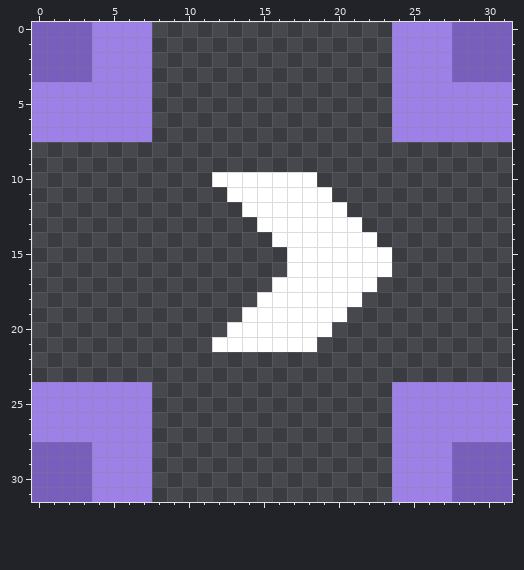
Two states of a pixel-art sprite, sprites/blocks/distribution/c02-bounded-conveyor-top-3.png. The picture above is the old version.
The file is 32x32 pixels.
And afterwards:
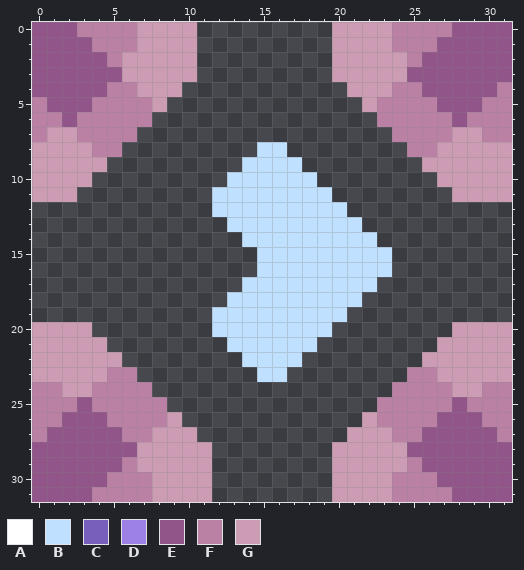
Palette (. is transparent): A #ffffff  B #c0e0ff  C #795fbc  D #9e81e6  E #925589  F #bb81a5  G #cc9cb5
What changed:
Changed rows in their new state; - is an unchanged pixel.
first column x 0:
 0 EEEFFFFGGGG---------GGGGFFFFEEEE
 1 EEEEFFFGGGG---------GGGGFFFEEEEE
 2 EEEEEFGGGGG---------GGGGGFEEEEEE
 3 EEEEEEGGGGG---------GGGGGEEEEEEE
 4 EEEEEFFGGG-----------GGGFFEEEEEF
 5 FEEEFFFFG-------------GFFFFEEEFF
 6 FFEFFFFF---------------FFFFFEFFF
 7 FGGFFFF.----------------FFFFGGFF
 8 GGGGFF---------BB--------FFGGGGG
 9 GGGGG---------BBBB--------GGGGGG
10 GGGG--------.BBBBBB--------GGGGG
11 GGG---------BBBBBBBB--------GGGG
12 ------------BBBBBBBBB-----------
13 -------------BBBBBBBBB----------
14 --------------BBBBBBBBB---------
15 ---------------BBBBBBBBB--------
16 ---------------BBBBBBBBB--------
17 --------------BBBBBBBBB---------
18 -------------BBBBBBBBB----------
19 ------------BBBBBBBBB-----------
20 GGGG--------BBBBBBBB--------GGGG
21 GGGGG-------.BBBBBB--------GGGGG
22 GGGGGG--------BBBB--------GGGGGG
23 GGGGGFF--------BB--------FFGGGGG
24 FFGGFFFF----------------FFFFGGFF
25 FFFEFFFFF--------------FFFFFEFFF
26 FFEEEFFFFG------------GFFFFEEEFF
27 FEEEEEFFGGG----------GGGFFEEEEEF
28 EEEEEEEGGGGG--------GGGGGEEEEEEE
29 EEEEEEFGGGGG--------GGGGGFEEEEEE
30 EEEEEFFFGGGG--------GGGGFFFEEEEE
31 EEEEFFFFGGGG--------GGGGFFFFEEEE
Changed places in both pictures, as pixel boxes (x1, y1, x2, y2):
changed: (32, 22, 512, 502)
